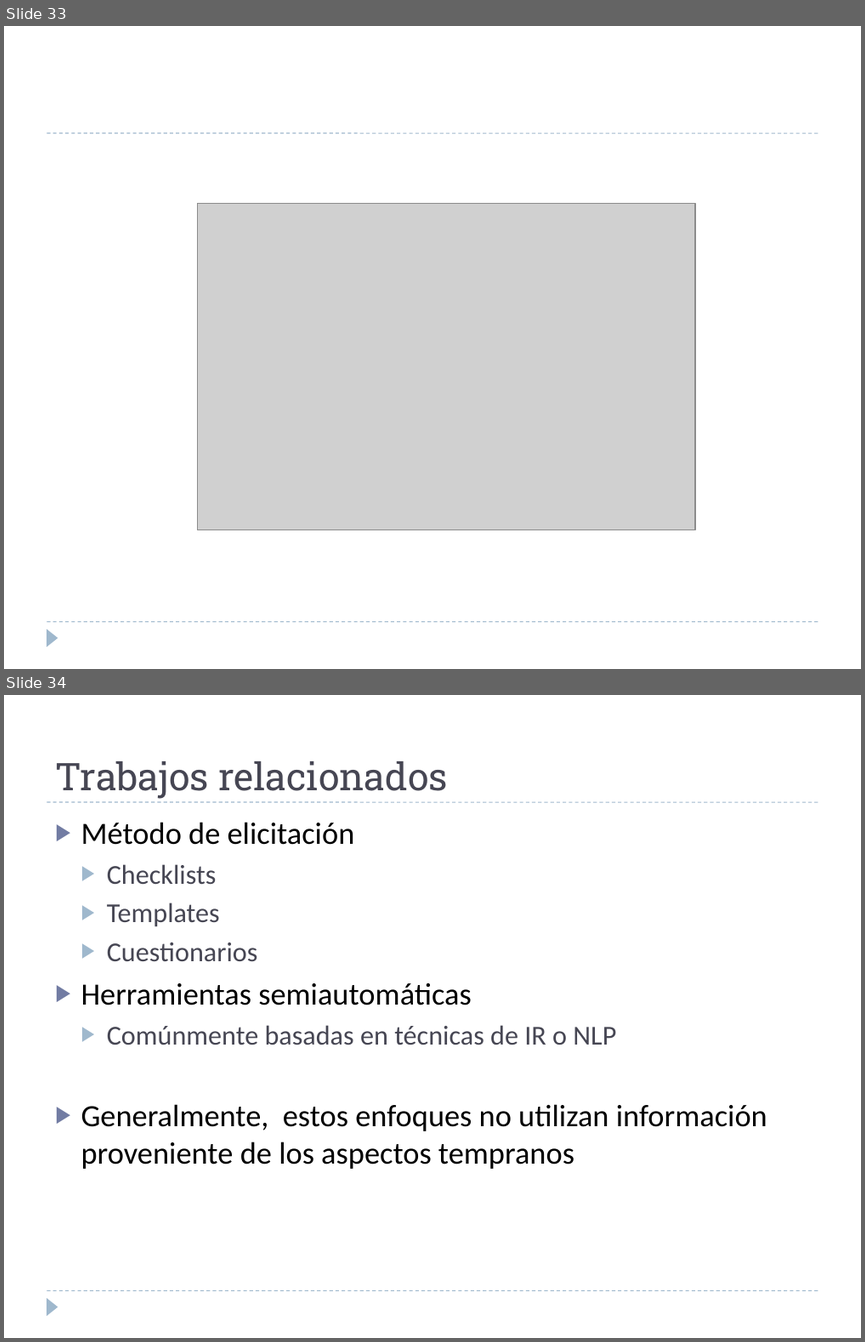
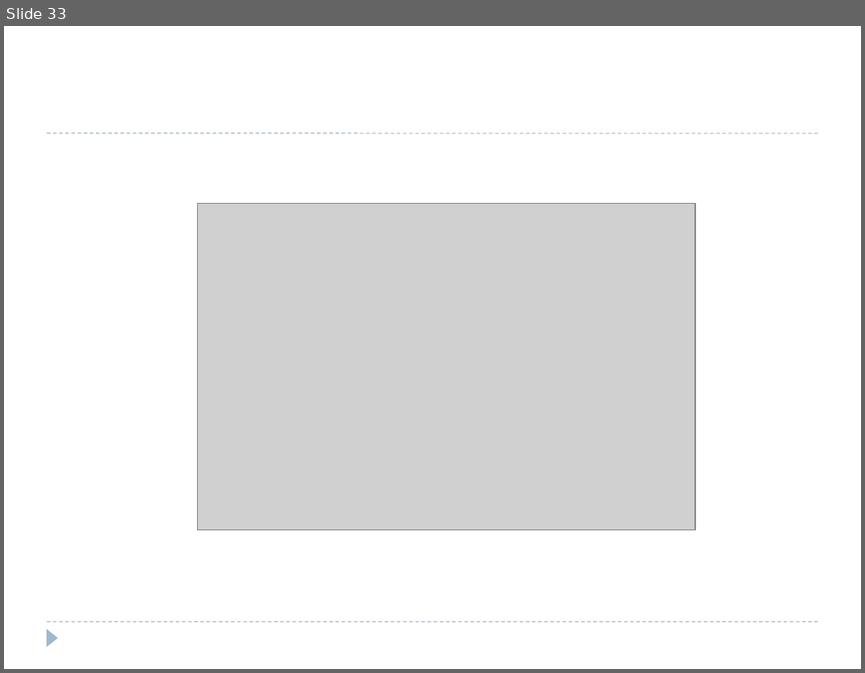
Before and after one commit to alejandrorago/qatesis2, a slide deck: Capitulos Finales/FilminasV0.2.pptx. Shown one above the other, each under a label of ours: slides 33 and 34 before the commit, slide 33 after it. The pictures are 865x1342 and 865x673 pixels, drawn with LibreOffice and Linux fonts; fonts in the diff are those of the drawing; grey boxes stand for pictures. Boxes give left, top, right and bottom in pixels: in the first picture for what was removed or moved away, otherwise in the second. Text is boxed around its words. In the diff, an @@ line names an element or a change of style, - is before the commit and + after.

```diff
--- a/Capitulos Finales/FilminasV0.2.pptx
+++ b/Capitulos Finales/FilminasV0.2.pptx
@@ slide 34 removed at (x1=4, y1=695, x2=861, y2=1338), background #FFFFFF; not listed: 3 template elements that a slide beside it also shows @@
@@ title removed at (x1=55, y1=761, x2=448, y2=799) @@
-Trabajos relacionados
@@ text removed at (x1=81, y1=822, x2=767, y2=1168) @@
-▶ Método de elicitación
-  ▶ Checklists
-  ▶ Templates
-  ▶ Cuestionarios
-▶ Herramientas semiautomáticas
-  ▶ Comúnmente basadas en técnicas de IR o NLP
-▶ Generalmente, estos enfoques no utilizan información proveniente de los aspectos tempranos
```
Also in this commit, not shown: 3 slides changed.
